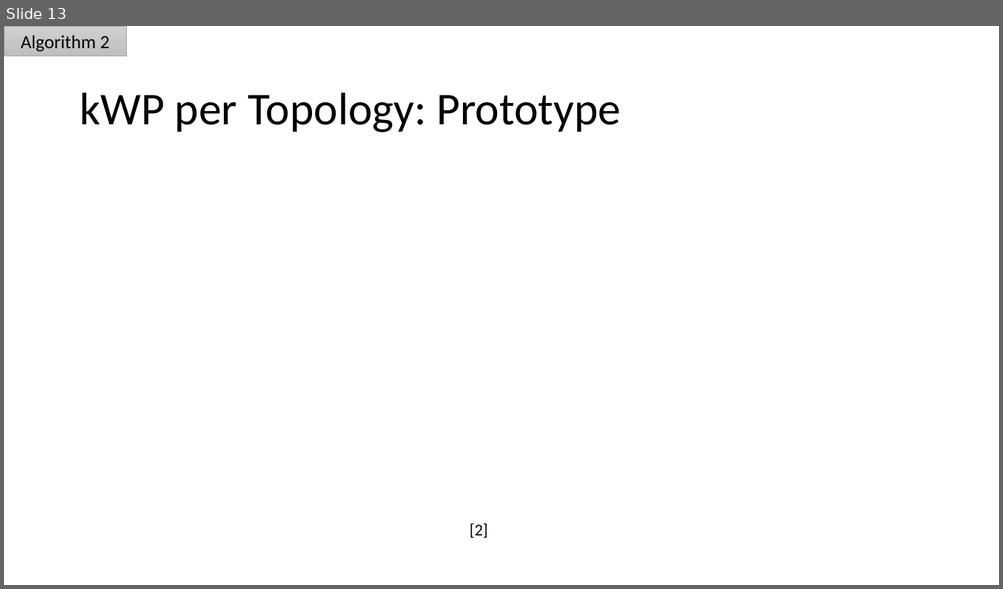
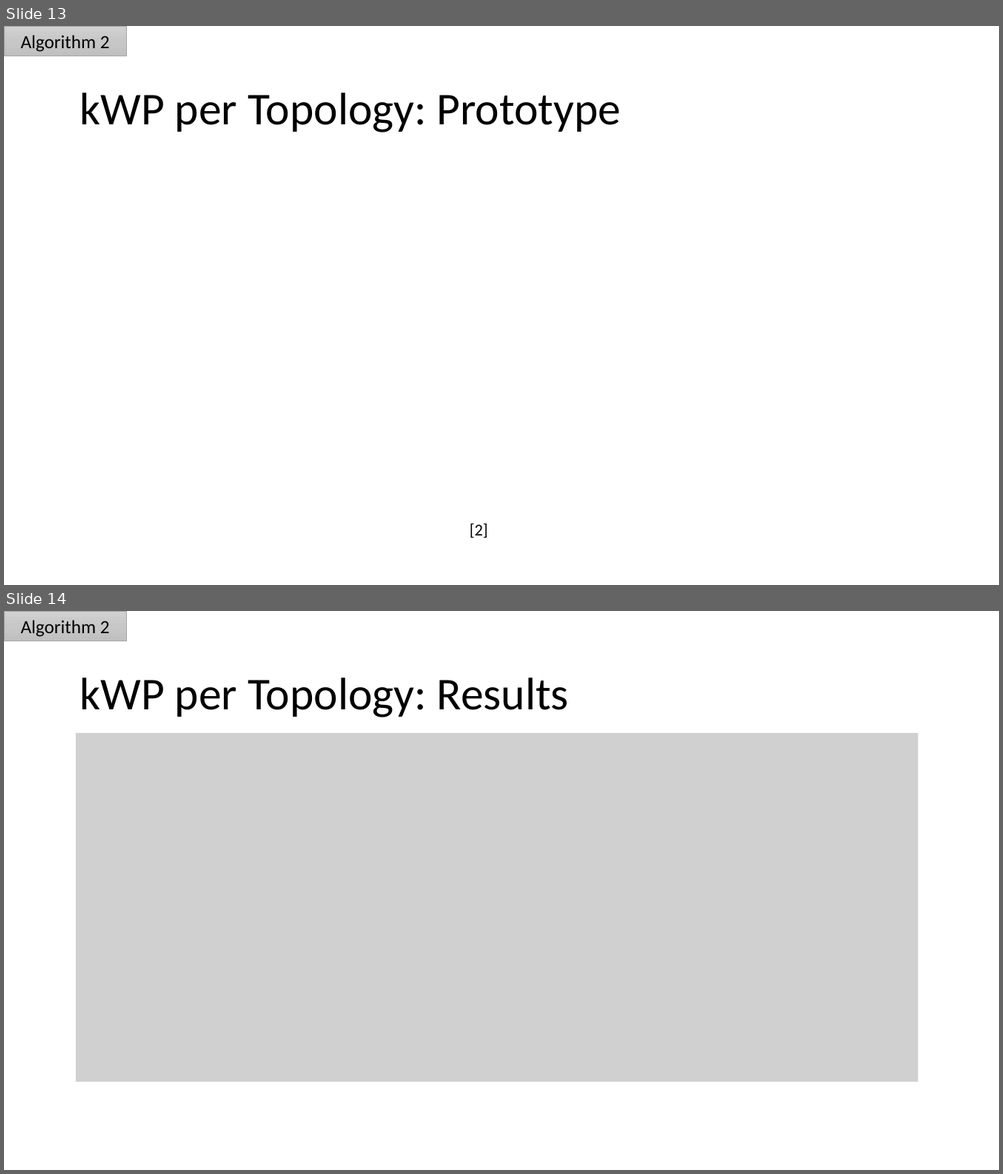
Before and after one commit to gajanns/Fachprojekt_Code, a slide deck: Presentation/Fachprojekt_Presentation1_Final.pptx. Shown one above the other, each under a label of ours: slide 13 before the commit, slides 13 and 14 after it. The pictures are 1003x589 and 1003x1174 pixels, drawn with LibreOffice and Linux fonts; fonts in the diff are those of the drawing; grey boxes stand for pictures. Boxes give left, top, right and bottom in pixels: in the first picture for what was removed or moved away, otherwise in the second. Text is boxed around its words. In the diff, an @@ line names an element or a change of style, - is before the commit and + after.

```diff
--- a/Presentation/Fachprojekt_Presentation1_Final.pptx
+++ b/Presentation/Fachprojekt_Presentation1_Final.pptx
@@ slide 14 added at (4,611,999,1170), background #FFFFFF @@
@@ rectangle added at (4,611,126,641), fill gradient #D1D1D1 to #C7C7C7 to #C0C0C0, outline #A5A5A5 0.5 pt @@
@@ text added at (21,620,110,637), 18 pt, text #000000 @@
+Algorithm 2
@@ title added at (79,678,569,718), 44 pt, text #000000 @@
+kWP per Topology: Results
@@ picture added at (76,733,918,1082) @@
```
Also in this commit, not shown: 4 slides changed, 4 other slides added.
